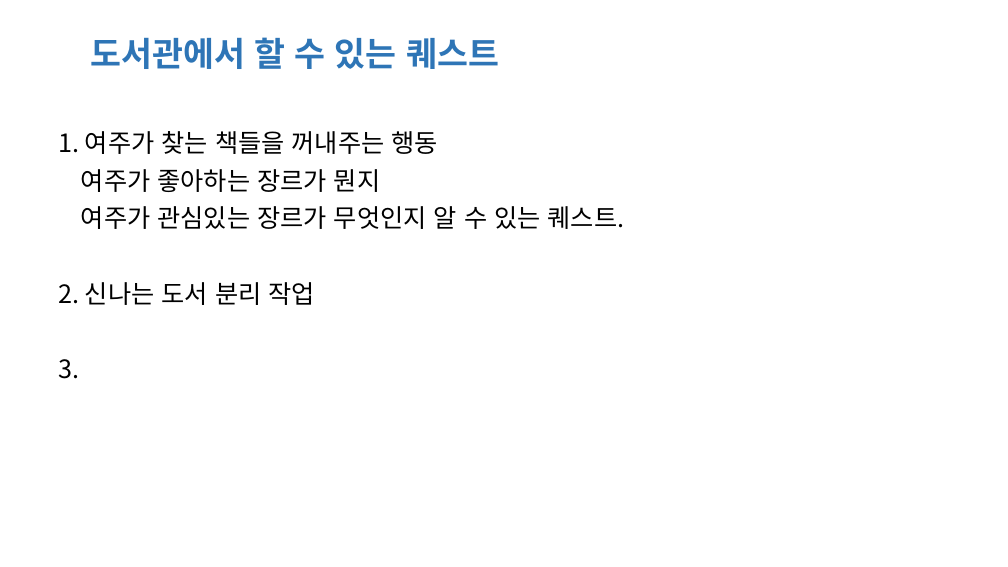
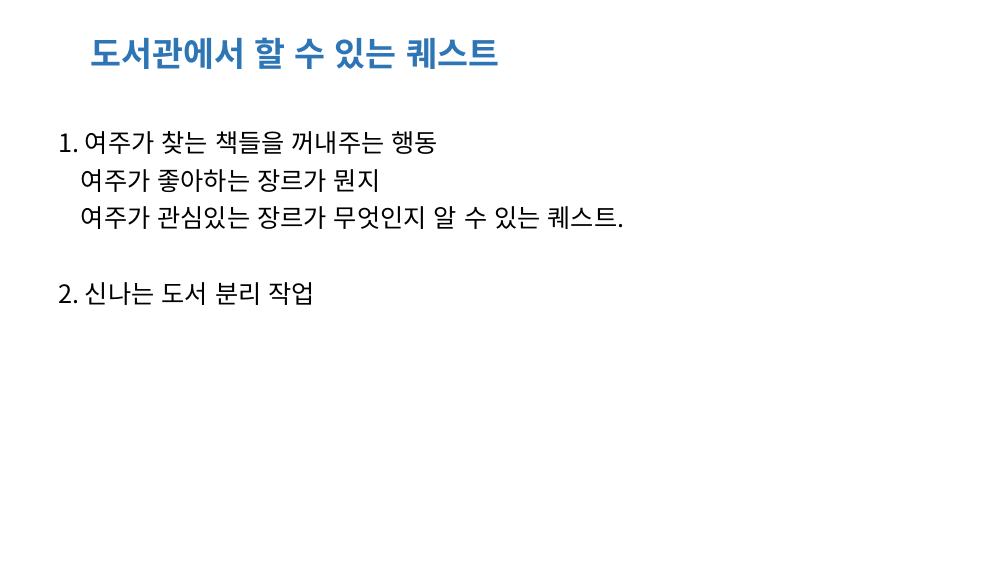
Before and after one commit to ParkBK/VR_BAEUME, a slide deck: slide 13 of VR_Development/gamedesign/190702 QuestList_PPT_SSM.pptx. Drawn at 1008x567 pixels with LibreOffice and Linux fonts; fonts in the diff are those of the drawing. Boxes give left, top, right and bottom in pixels: in the first picture for what was removed or moved away, otherwise in the second. Text is boxed around its words. In the diff, an @@ line names an element or a change of style, - is before the commit and + after.

```diff
--- a/VR_Development/gamedesign/190702 QuestList_PPT_SSM.pptx
+++ b/VR_Development/gamedesign/190702 QuestList_PPT_SSM.pptx
@@ text at bbox=[58, 359, 79, 379]: paragraph removed @@
-3.
```
Also in this commit, not shown: 1 other file.
